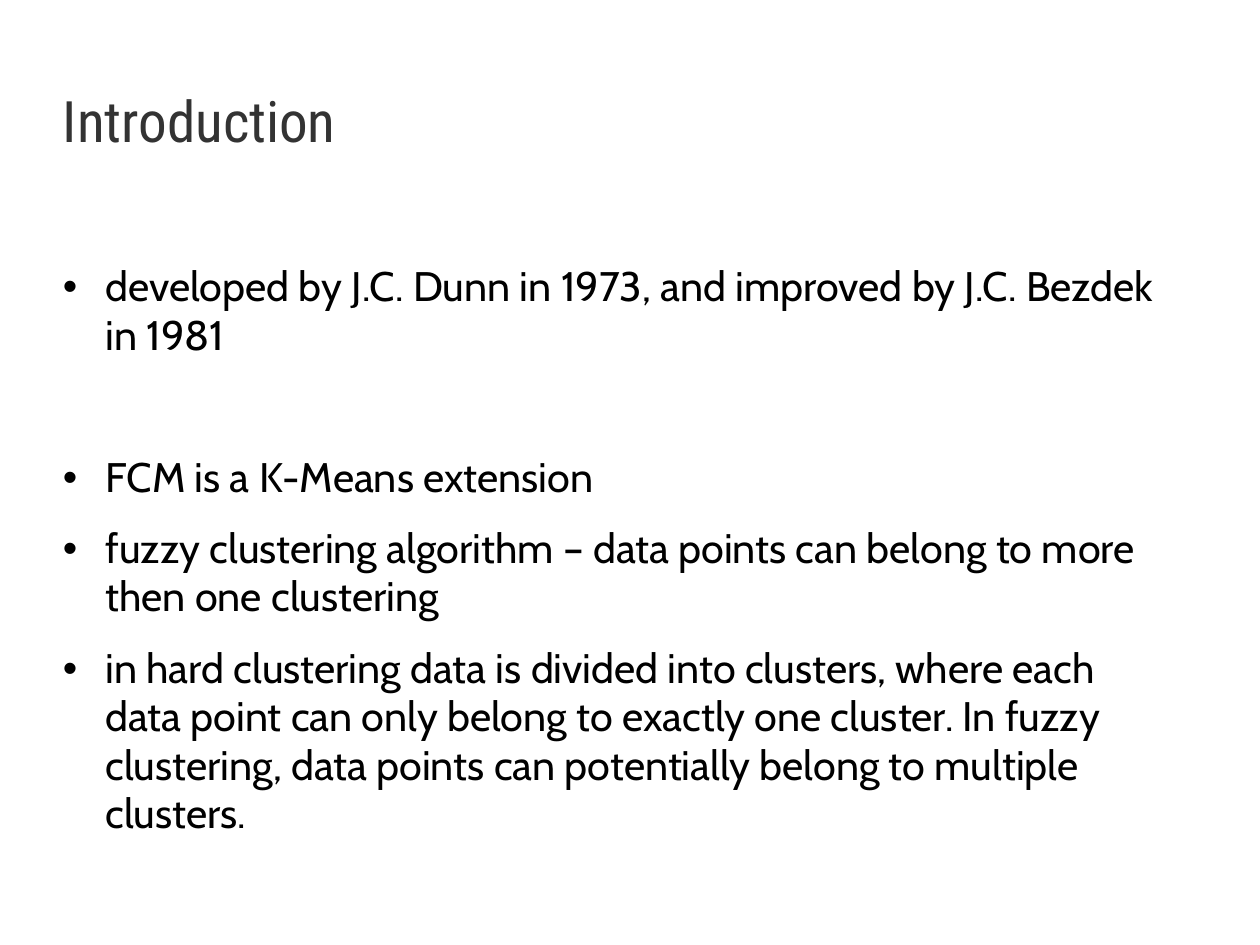
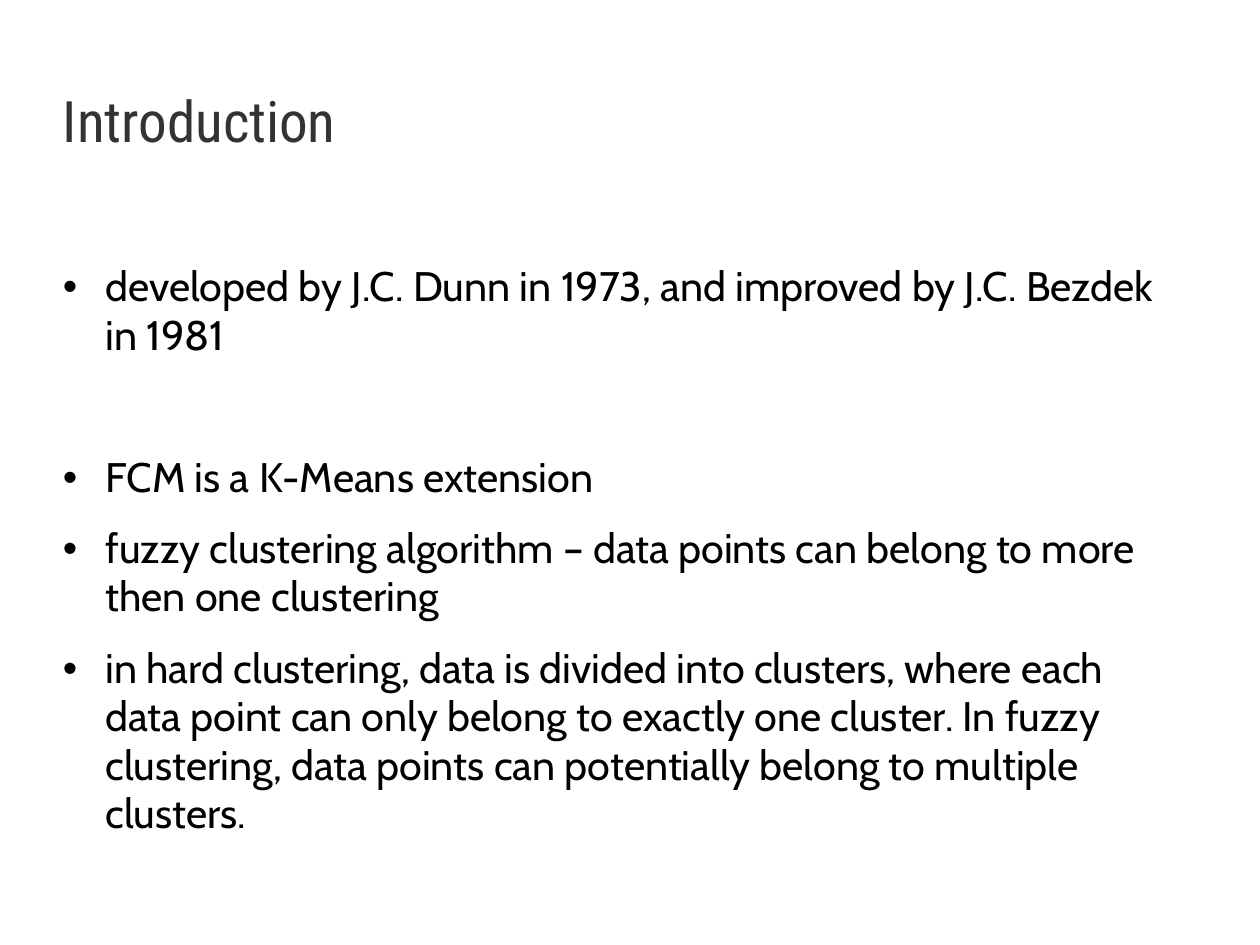
Before and after one commit to AndyTheFactory/DM, a slide deck: slide 2 of Prezentare/FCM.ppt. Drawn at 1260x945 pixels with LibreOffice and Linux fonts; fonts in the diff are those of the drawing; background and template pictures are left out. Boxes give left, top, right and bottom in pixels: in the first picture for what was removed or moved away, otherwise in the second. Text is boxed around its words. In the diff, an @@ line names an element or a change of style, - is before the commit and + after.

```diff
--- a/Prezentare/FCM.ppt
+++ b/Prezentare/FCM.ppt
@@ text at <box>105,652,1103,829</box>: text changed @@
-• in hard clustering data is divided into clusters, where each data point can only belong to exactly one cluster. In fuzzy clustering, data points can potentially belong to multiple clusters.
+• in hard clustering, data is divided into clusters, where each data point can only belong to exactly one cluster. In fuzzy clustering, data points can potentially belong to multiple clusters.
```
Also in this commit, not shown: 2 other slides changed, 6 slides added, 5 other files.
